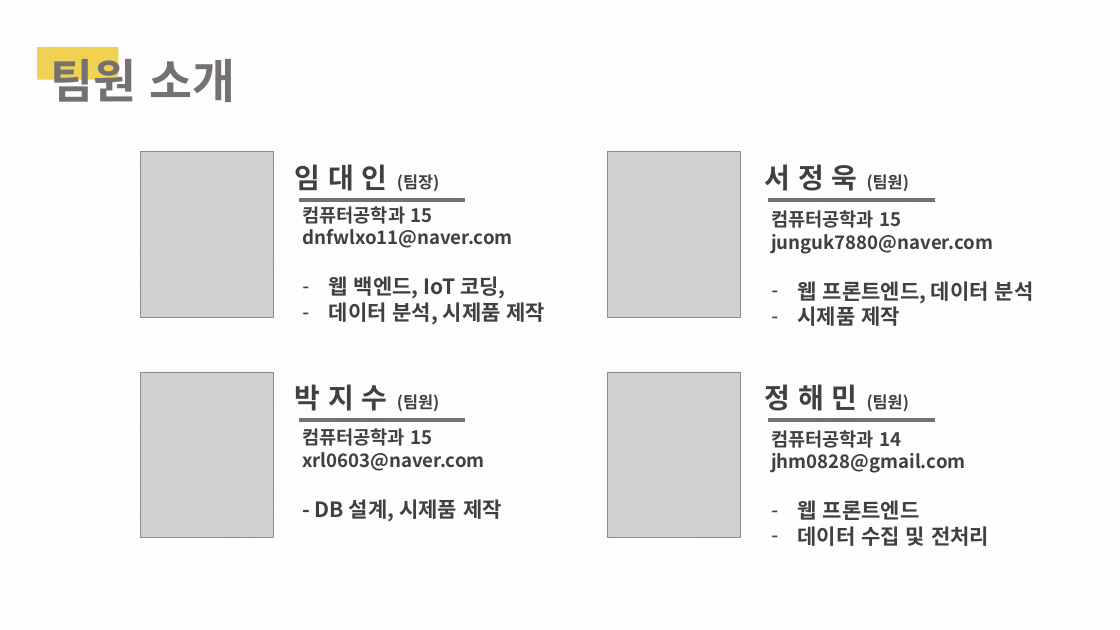
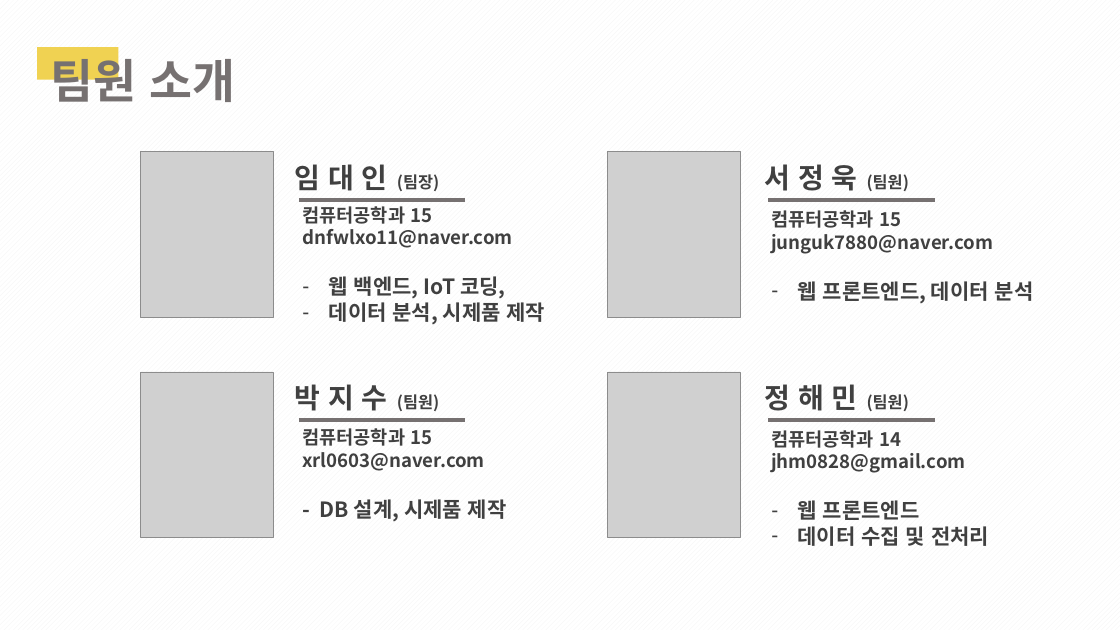
Before and after one commit to 1team-CapstonDesign1/weekly_Report, a slide deck: slide 4 of Week_13/1조_13주차_cd_발표PPT.pptx. Drawn at 1120x630 pixels with LibreOffice and Linux fonts; fonts in the diff are those of the drawing; grey boxes stand for pictures. Boxes give left, top, right and bottom in pixels: in the first picture for what was removed or moved away, otherwise in the second. Text is boxed around its words. In the diff, an @@ line names an element or a change of style, - is before the commit and + after.

```diff
--- a/Week_13/1조_13주차_cd_발표PPT.pptx
+++ b/Week_13/1조_13주차_cd_발표PPT.pptx
@@ text at [798, 306, 900, 326]: paragraph removed @@
-– 시제품 제작
@@ text "컴퓨터공학과 15" rewrapped from [302, 428, 502, 521] to [302, 428, 507, 521] @@
```
Also in this commit, not shown: 11 other slides changed, 2 other files.
